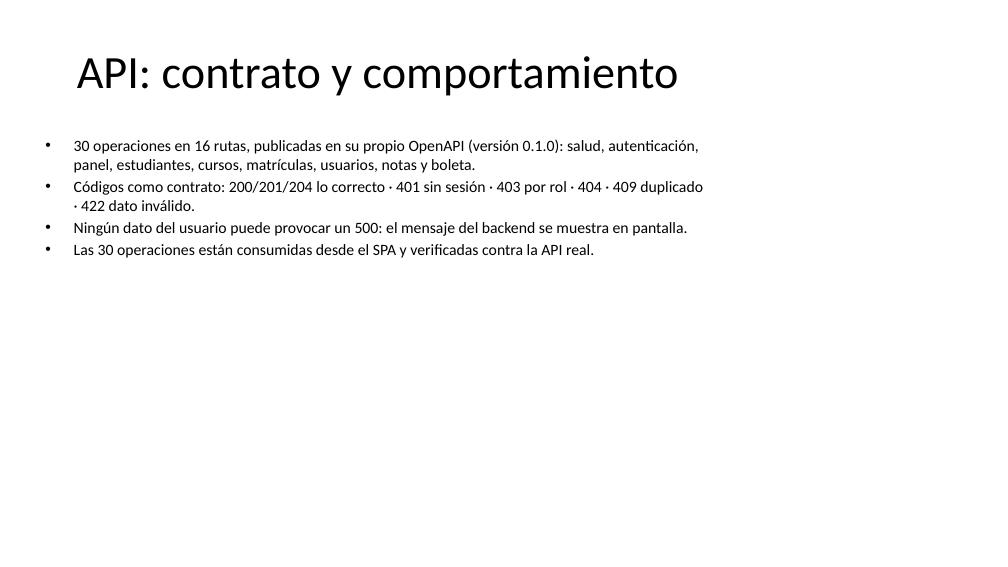
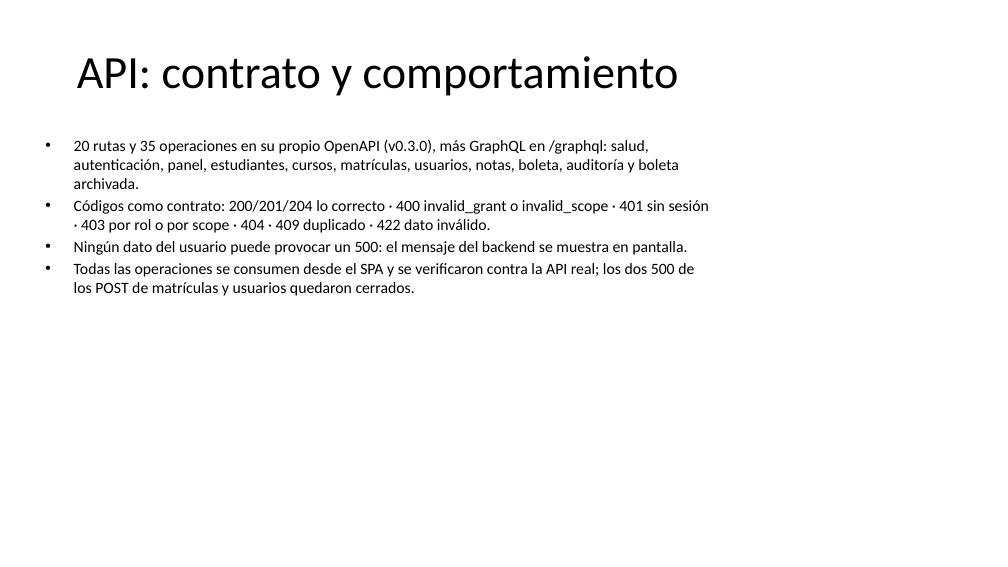
Before and after one commit to rarteagar/gs08-matriculas, a slide deck: slide 5 of docs/informe/exposicion-gs08-2026-10-13.pptx. Drawn at 1008x567 pixels with LibreOffice and Linux fonts; fonts in the diff are those of the drawing. Boxes give left, top, right and bottom in pixels: in the first picture for what was removed or moved away, otherwise in the second. Text is boxed around its words. In the diff, an @@ line names an element or a change of style, - is before the commit and + after.

```diff
--- a/docs/informe/exposicion-gs08-2026-10-13.pptx
+++ b/docs/informe/exposicion-gs08-2026-10-13.pptx
@@ text at bbox=[74, 139, 709, 233]: text changed @@
-• 30 operaciones en 16 rutas, publicadas en su propio OpenAPI (versión 0.1.0): salud, autenticación, panel, estudiantes, cursos, matrículas, usuarios, notas y boleta.
-• Códigos como contrato: 200/201/204 lo correcto · 401 sin sesión · 403 por rol · 404 · 409 duplicado · 422 dato inválido.
+• 20 rutas y 35 operaciones en su propio OpenAPI (v0.3.0), más GraphQL en /graphql: salud, autenticación, panel, estudiantes, cursos, matrículas, usuarios, notas, boleta, auditoría y boleta archivada.
+• Códigos como contrato: 200/201/204 lo correcto · 400 invalid_grant o invalid_scope · 401 sin sesión · 403 por rol o por scope · 404 · 409 duplicado · 422 dato inválido.
@@ text at bbox=[74, 263, 694, 296]: text changed @@
-• Las 30 operaciones están consumidas desde el SPA y verificadas contra la API real.
+• Todas las operaciones se consumen desde el SPA y se verificaron contra la API real; los dos 500 de los POST de matrículas y usuarios quedaron cerrados.
```
Also in this commit, not shown: 4 other slides changed, 2 slides added, 8 other files.
